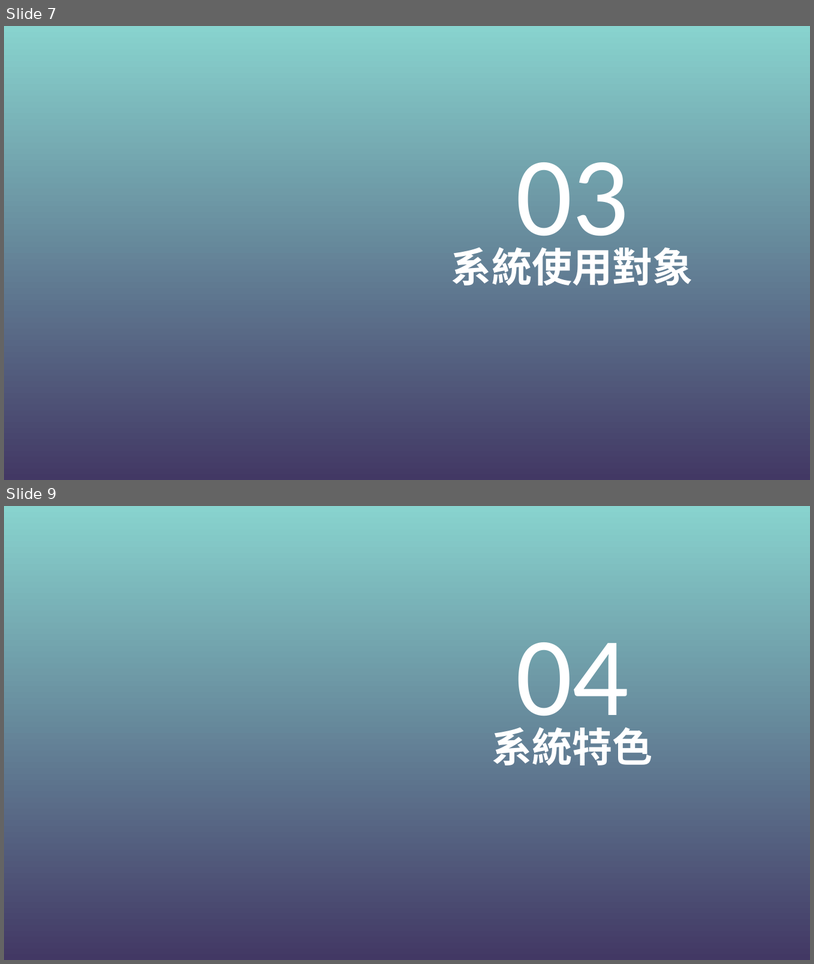
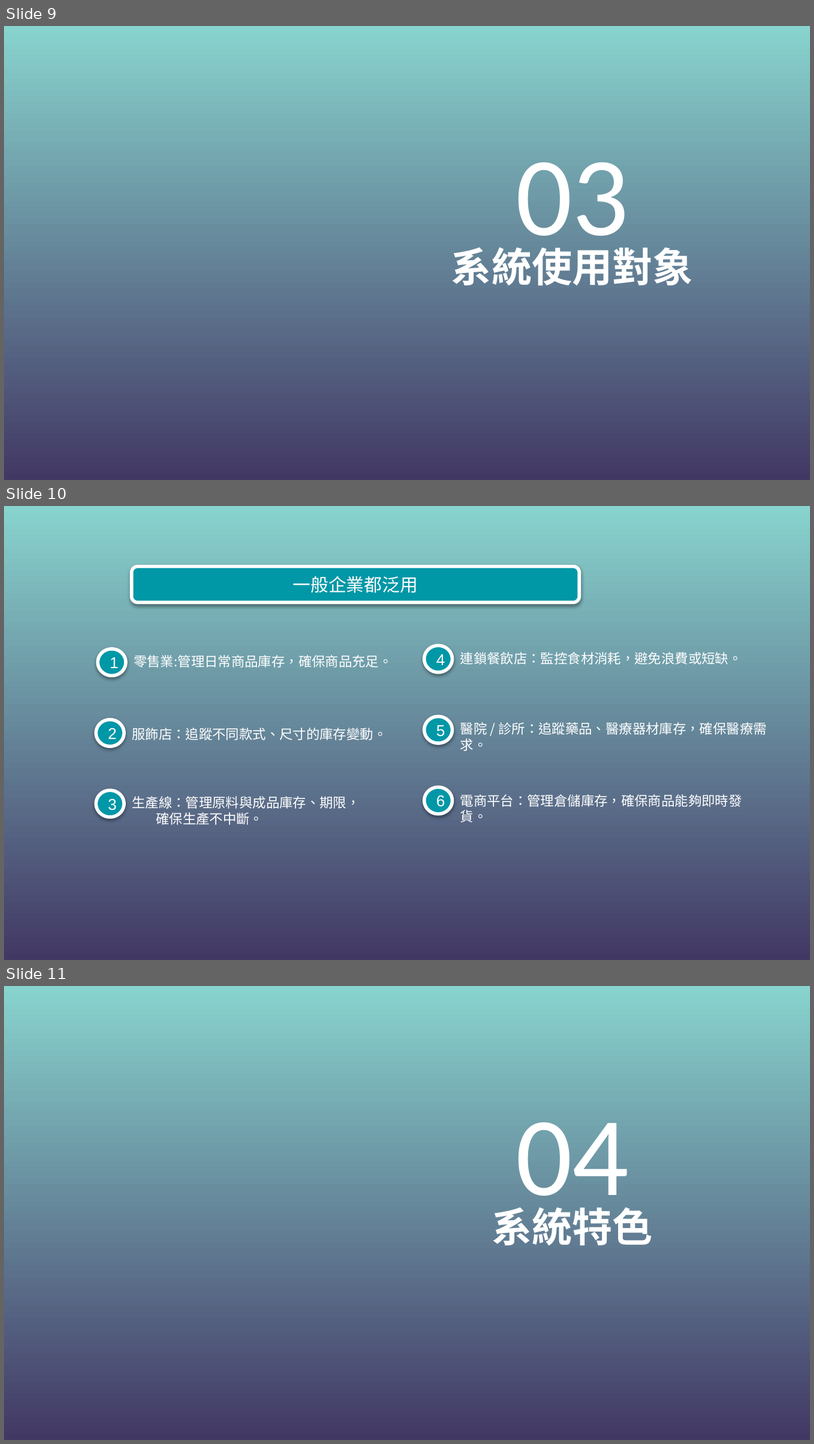
Before and after one commit to Howard3897613/IMsenior, a slide deck: 專題報告.pptx. Shown one above the other, each under a label of ours: slides 7 and 9 before the commit, slides 9, 10 and 11 after it; the slides between them are not shown. The pictures are 814x964 and 814x1444 pixels, drawn with LibreOffice and Linux fonts; fonts in the diff are those of the drawing; background and template pictures are left out. Boxes give left, top, right and bottom in pixels: in the first picture for what was removed or moved away, otherwise in the second. Text is boxed around its words. In the diff, an @@ line names an element or a change of style, - is before the commit and + after.

```diff
--- a/專題報告.pptx
+++ b/專題報告.pptx
@@ slide 10 added at bbox=[4, 506, 810, 960], background gradient #88D3CE to #423864 @@
@@ rounded rectangle added at bbox=[131, 567, 579, 603], fill #0097A7, outline #FFFFFF 3 pt, 16 pt, text #FFFFFF @@
+一般企業都泛用
@@ ellipse added at bbox=[98, 649, 126, 675], fill #0097A7, outline #FFFFFF 3 pt, 14 pt, text #FFFFFF @@
+1
@@ ellipse added at bbox=[424, 646, 452, 672], fill #0097A7, outline #FFFFFF 3 pt, 14 pt, text #FFFFFF @@
+4
@@ text added at bbox=[134, 655, 392, 667], 12 pt, text #FFFFFF @@
+零售業:管理日常商品庫存，確保商品充足。
@@ text added at bbox=[461, 652, 743, 664], 12 pt, text #FFFFFF @@
+連鎖餐飲店：監控食材消耗，避免浪費或短缺。
@@ ellipse added at bbox=[96, 720, 124, 747], fill #0097A7, outline #FFFFFF 3 pt, 14 pt, text #FFFFFF @@
+2
@@ ellipse added at bbox=[424, 717, 452, 743], fill #0097A7, outline #FFFFFF 3 pt, 14 pt, text #FFFFFF @@
+5
@@ text added at bbox=[132, 727, 387, 740], 12 pt, text #FFFFFF @@
+服飾店：追蹤不同款式、尺寸的庫存變動。
@@ text added at bbox=[461, 722, 767, 735], 12 pt, text #FFFFFF @@
+醫院 / 診所：追蹤藥品、醫療器材庫存，確保醫療需求。
@@ ellipse added at bbox=[96, 790, 124, 816], fill #0097A7, outline #FFFFFF 3 pt, 14 pt, text #FFFFFF @@
+3
@@ ellipse added at bbox=[424, 787, 452, 813], fill #0097A7, outline #FFFFFF 3 pt, 14 pt, text #FFFFFF @@
+6
@@ text added at bbox=[132, 796, 360, 825], 12 pt, text #FFFFFF @@
+生產線：管理原料與成品庫存、期限，
+確保生產不中斷。
@@ text added at bbox=[461, 794, 743, 822], 12 pt, text #FFFFFF @@
+電商平台：管理倉儲庫存，確保商品能夠即時發貨。
@@ what was slide 7 is now slide 9 @@
@@ what was slide 9 is now slide 11 @@
```
Also in this commit, not shown: 2 other slides added, 1 slide removed, 1 other file.
